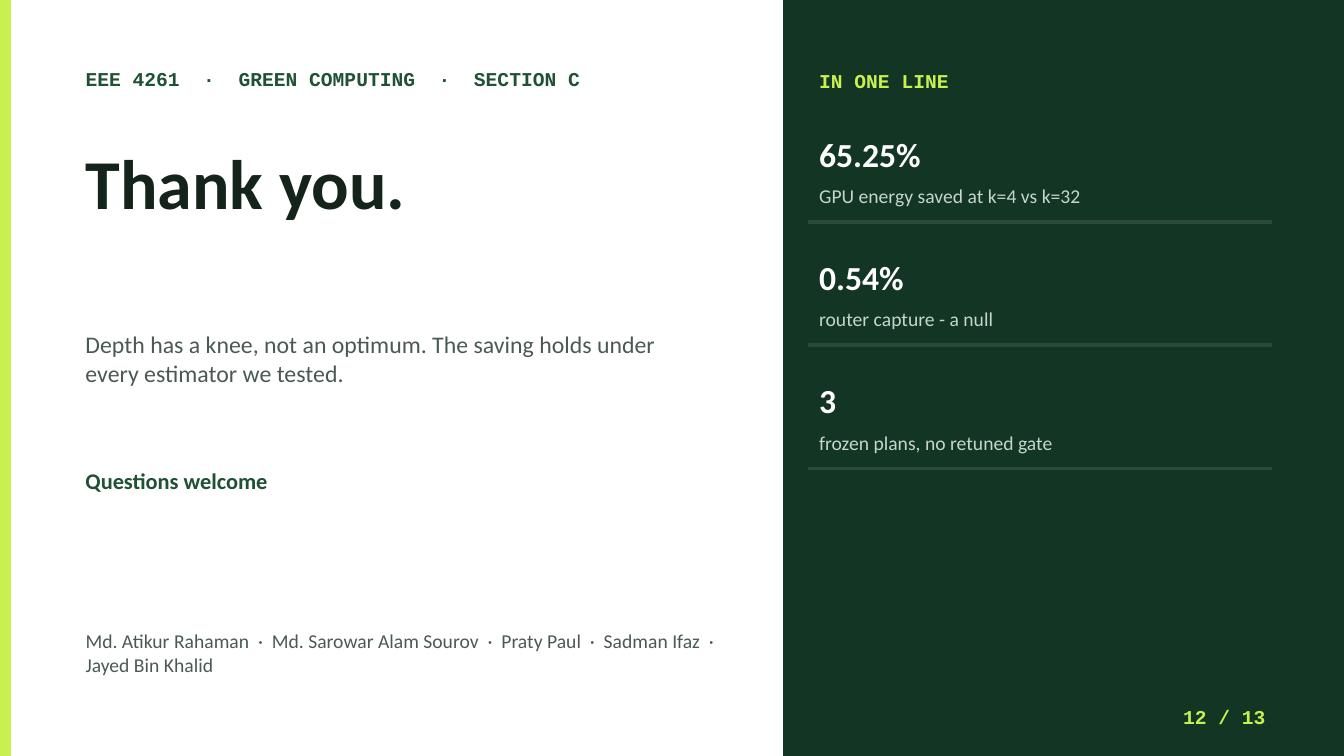
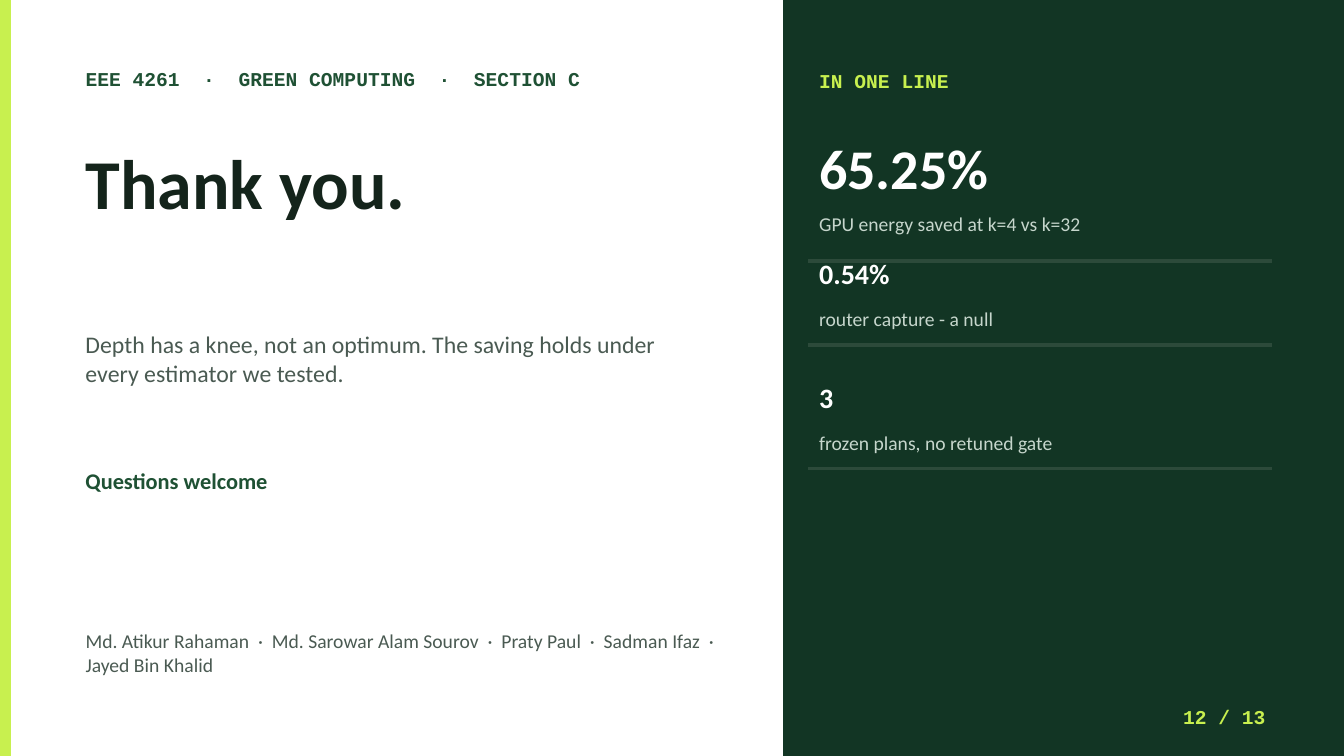
Before and after one commit to Atik203/energy-optimal-rag, a slide deck: slide 12 of Slides/Energy_Methodology_Presentation.pptx. Drawn at 1344x756 pixels with LibreOffice and Linux fonts; fonts in the diff are those of the drawing. Boxes give left, top, right and bottom in pixels: in the first picture for what was removed or moved away, otherwise in the second. Text is boxed around its words. In the diff, an @@ line names an element or a change of style, - is before the commit and + after.

```diff
--- a/Slides/Energy_Methodology_Presentation.pptx
+++ b/Slides/Energy_Methodology_Presentation.pptx
@@ text "65.25%" at bbox=[819, 150, 988, 190]: size 24 to 40 pt @@
@@ text "GPU energy saved at k=4 ...": place and size @@
-text "GPU energy saved at k=4 ..." at bbox=[819, 189, 1081, 207]
+text "GPU energy saved at k=4 ..." at bbox=[819, 217, 1081, 235]
@@ text "0.54%" at bbox=[819, 264, 889, 285]: size 24 to 20 pt @@
@@ rectangle: place and size @@
-rectangle at bbox=[810, 221, 1271, 222]
+rectangle at bbox=[810, 260, 1271, 261]
@@ text "3" at bbox=[819, 389, 833, 408]: size 24 to 20 pt @@
```
Also in this commit, not shown: 6 other slides changed, 22 other files.
